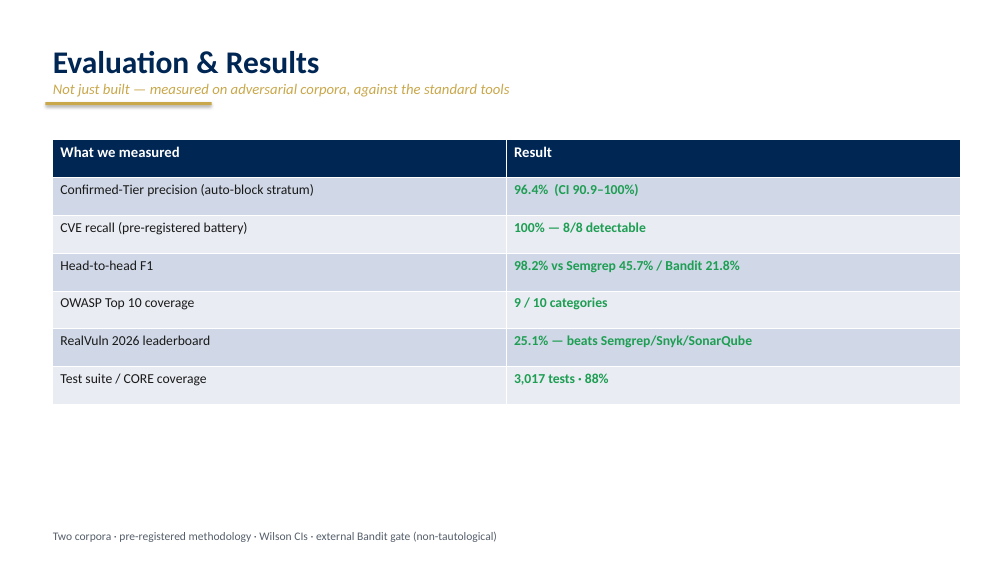
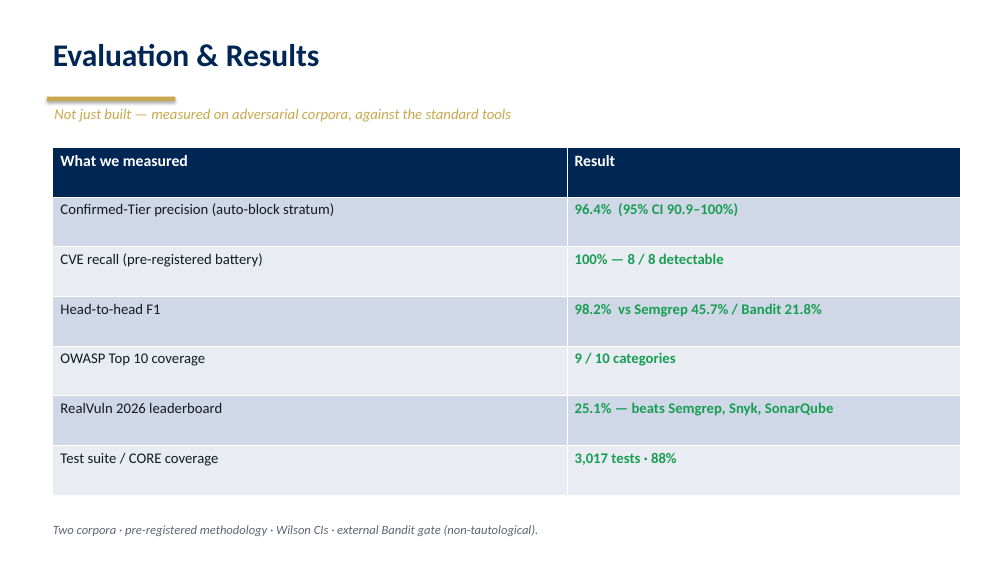
Before and after one commit to starredjaco/ACR-QA, a slide deck: slide 10 of docs/ACR-QA_Defense.odp (slide 9 before the commit). Drawn at 1008x567 pixels with LibreOffice and Linux fonts; fonts in the diff are those of the drawing. Boxes give left, top, right and bottom in pixels: in the first picture for what was removed or moved away, otherwise in the second. Text is boxed around its words. In the diff, an @@ line names an element or a change of style, - is before the commit and + after.

Commit message:
feat(defense): god-mode deck — sales narrative + real dashboard screenshots
Rebuild build_defense_deck.py into a 20-slide sales deck: hook (AI writes 1.88x more
vulns), market-reality hero stats ($10-50k vs $0), the Confirmed-Tier funnel visual
(1,942 -> 55), Evaluation table, three trust proofs, competitive matrix, "What ACR-QA
Delivers" close, and real embedded dashboard screenshots (Overview, run detail, OWASP
heatmap, verified attestation) captured live via Playwright. KSIU branding + logo.
Rendered and visually verified.

```diff
--- a/docs/ACR-QA_Defense.odp
+++ b/docs/ACR-QA_Defense.odp
@@ text at box(53, 51, 320, 74): paragraph removed @@
-Evaluation & Results
@@ text added at box(53, 44, 320, 67), 30 pt, text #002654, bold @@
+Evaluation & Results
@@ text "Not just built — measured ...": place and size @@
-text "Not just built — measured ..." at box(53, 51, 510, 97)
+text "Not just built — measured ..." at box(54, 109, 511, 122)
@@ rectangle: place and size @@
-rectangle at box(45, 102, 212, 105)
+rectangle at box(47, 97, 175, 101)
@@ table at box(53, 147, 960, 495) @@
-row 2, column 2: 96.4% (CI 90.9–100%)
+row 2, column 2: 96.4% (95% CI 90.9–100%)
-row 3, column 2: 100% — 8/8 detectable
+row 3, column 2: 100% — 8 / 8 detectable
-row 6, column 2: 25.1% — beats Semgrep/Snyk/SonarQube
+row 6, column 2: 25.1% — beats Semgrep, Snyk, SonarQube
@@ size 14 to 15 pt in "What we measured", "Result" @@
@@ size 13 to 14 pt in "Confirmed-Tier precision (auto-block stratum)", "CVE recall (pre-registered battery)", "Head-to-head F1", "98.2% vs Semgrep 45.7% / Bandit 21.8%" and 5 more places @@
@@ text colour #1A1A1A to #141A22 in "Confirmed-Tier precision (auto-block stratum)", "CVE recall (pre-registered battery)", "Head-to-head F1", "OWASP Top 10 coverage" and 2 more places @@
@@ text colour #1E9E53 to #189E53 in "98.2% vs Semgrep 45.7% / Bandit 21.8%", "9 / 10 categories", "3,017 tests · 88%" @@
@@ table: place and size @@
-table at box(53, 140, 960, 405)
+table at box(53, 147, 960, 495)
@@ text at box(53, 525, 539, 536): text changed; size 11 to 12 pt; text colour #555F6B to #5B6672; italic on @@
-Two corpora · pre-registered methodology · Wilson CIs · external Bandit gate (non-tautological)
+Two corpora · pre-registered methodology · Wilson CIs · external Bandit gate (non-tautological).
```
Also in this commit, not shown: 6 other slides changed, 13 slides added, 7 slides removed, 8 other files.
